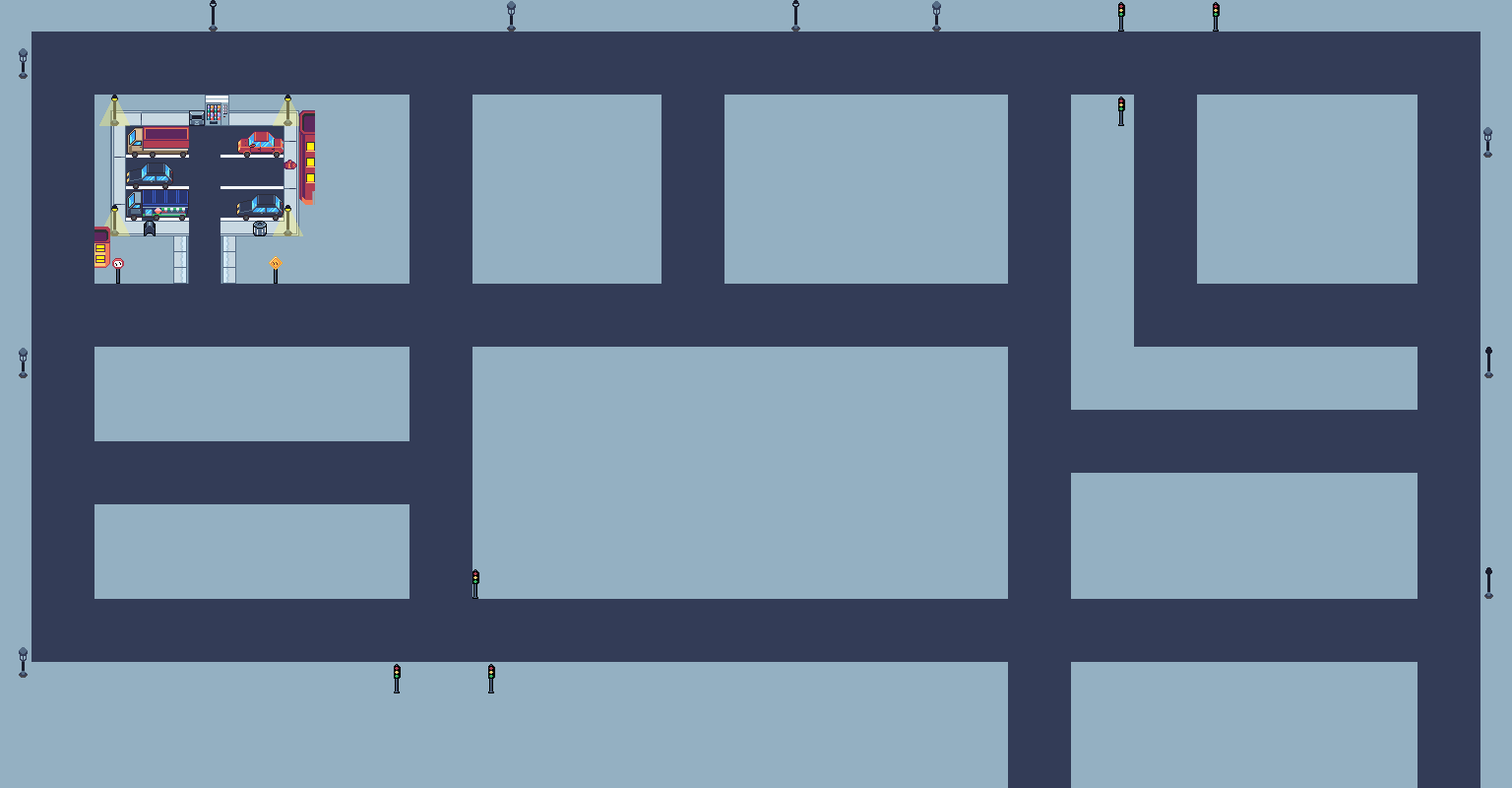
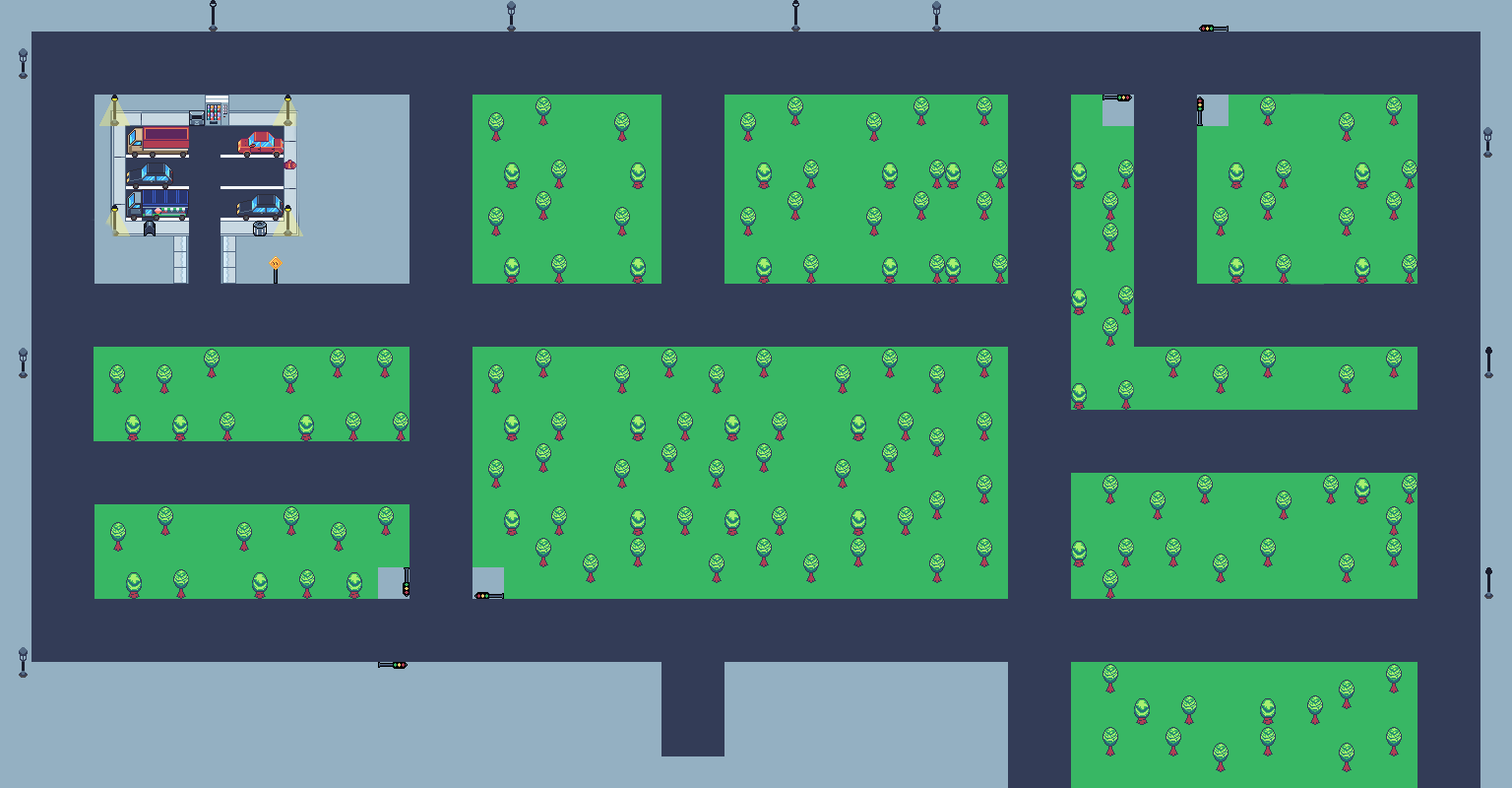
Comparing the layer stacks of the two 1512px x 788px images. Changes:
painted on "Nuova Mappa" over [90, 1, 1418, 788]
